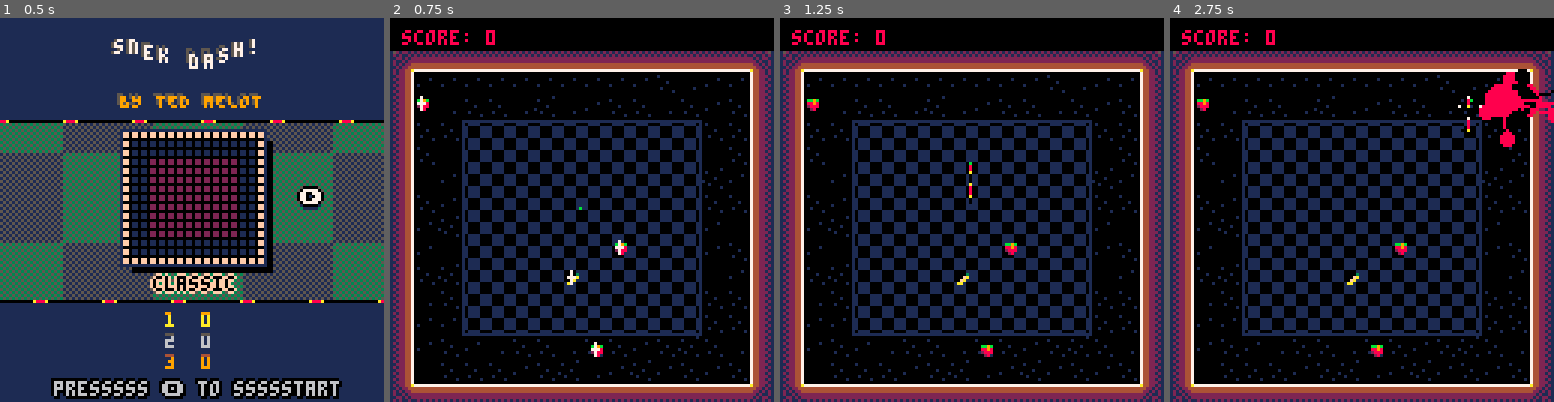
Above: before the commit, frames 1-4 (left to right).
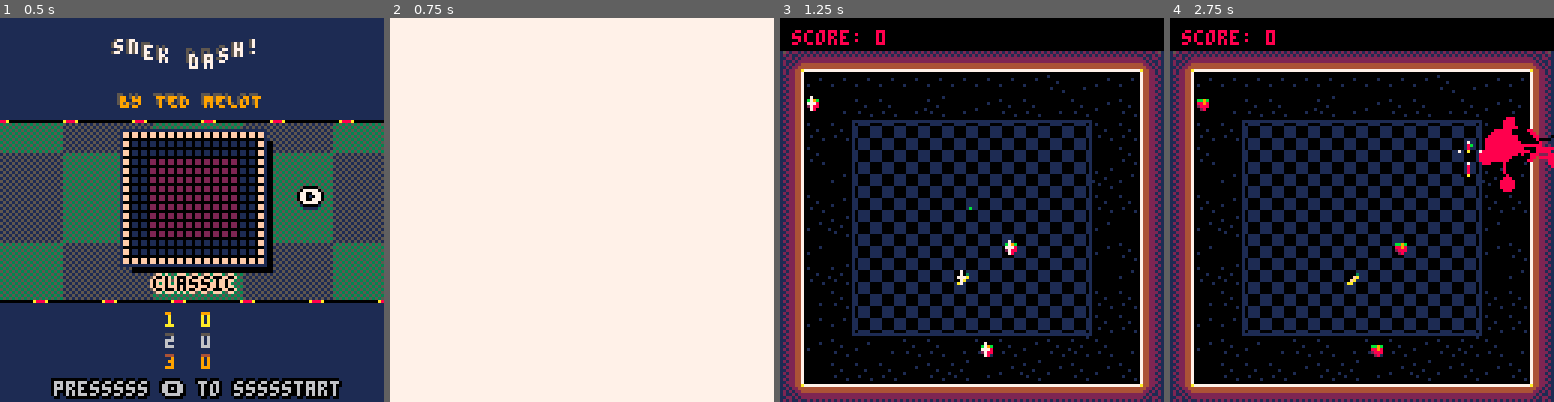
Above: after the commit, the same moments.

Repository: tmelot2/pico-8
Game: PICO-8 cartridge snekdash.p8
Same seed, same stepped clock (60 frames per second), same inputs: the game is played once before the commit and once after it.
Inputs:
- Up to frame 1 (0.5 s): tap X (X key) at 0.33 s
- Up to frame 2 (0.75 s): tap O (Z key) at 0.7 s
- Up to frame 3 (1.25 s): tap X (X key) at 1.07 s
- Up to frame 4 (2.75 s): hold Right 1.6-2.1 s; tap O (Z key) at 1.7, 2.1, 2.5 s; tap X (X key) at 1.85 s; hold Up 2.15-2.42 s; hold Right from 2.47 s (still down)

Frame 1 is identical in both runs. In frame 2, 97% of the frame differs, in the area x 0-100%, y 0-100%; in frame 3, 0.3%; in frame 4, 2.7%.

Commit message:
Add transition from title to game, ideas

Diff:
--- a/snekdash.p8
+++ b/snekdash.p8
@@ -58,6 +58,8 @@
 circles = {}
 
 -- game
+-- scenes
+-- 4 title to game transition
 scene=0
 timer=0
 score=0
@@ -126,6 +128,10 @@
 
   elseif scene==3 then
   	deadupdate()
+
+  elseif scene==4 then
+    togameupdate()
+
   end
 end
 
@@ -138,6 +144,8 @@
    gameoverdraw()
   elseif scene==3 then
    deaddraw()
+  elseif scene==4 then
+    togamedraw()
   end
 
   -- addDebug('cpu '..stat(1))
@@ -188,8 +196,8 @@
 
   -- o
 	if btnp(4) then
-	sfx(7)
-		gameinit()
+  	sfx(7)
+    togameinit()
 	end
 end
 
@@ -305,6 +313,26 @@
   print_1st_place(n1, hcenter(n1), y)
   print_2nd_place(n2, hcenter(n2), y+inc)
   print_3rd_place(n3, hcenter(n3), y+2*inc)
+end
+
+-- atogame: transition from title to game
+function togameinit()
+  scene=4
+  t=15
+end
+
+function togameupdate()
+  t-=1
+  if t==0 then
+    gameinit()
+  end
+end
+
+function togamedraw()
+  gradient={7,7,6,5,1,1,0,0}
+  percent=1-t/15
+  index=flr(#gradient*percent)
+  rectfill(0,0,128,128,gradient[index+1])
 end
 
 function draw_tiny_map(num,atx,aty)
@@ -960,8 +988,7 @@
     'woo!',
     'my favorite',
     'farm fresh',
-    'wait wut',
-    'i <3 pizza'
+    'whut',
   }
   messageupdate(msgs[frnd(#msgs)+1], 'shake')
 end
@@ -974,6 +1001,7 @@
     'omg',
     'oooommmmgggggg',
     'wow',
+    '<3 fruit',
     'meaningwave exists!'
   }
   messageupdate(msgs[frnd(#msgs)+1], 'shakeHard')
Not shown, changed: snake-dash-ideas.txt
